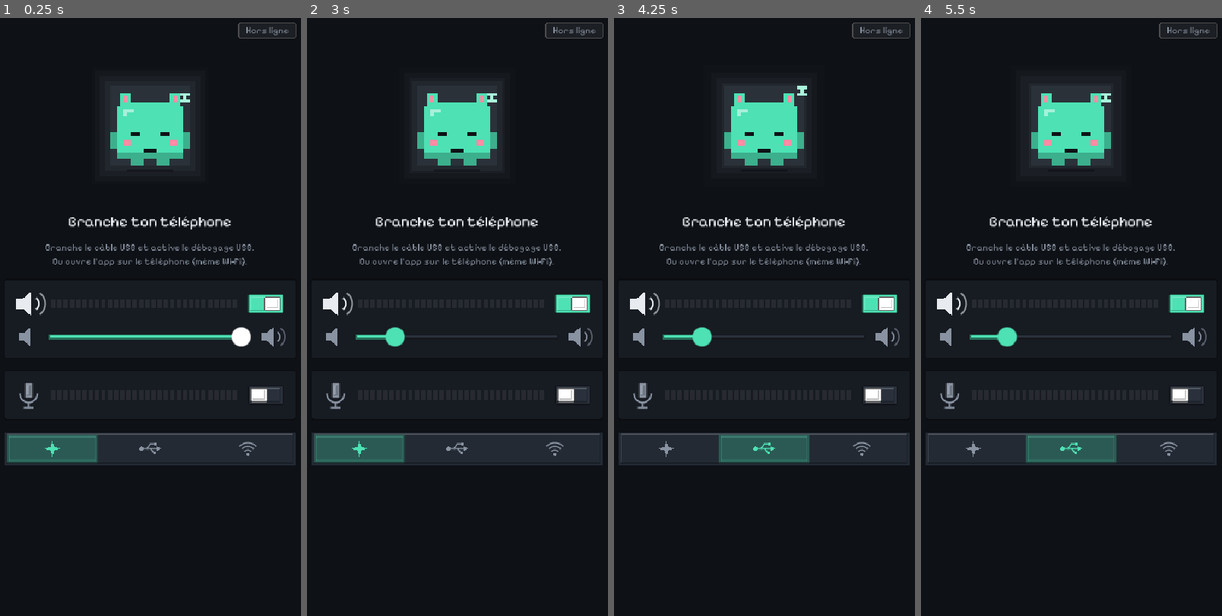
Above: before the commit, frames 1-4 (left to right).
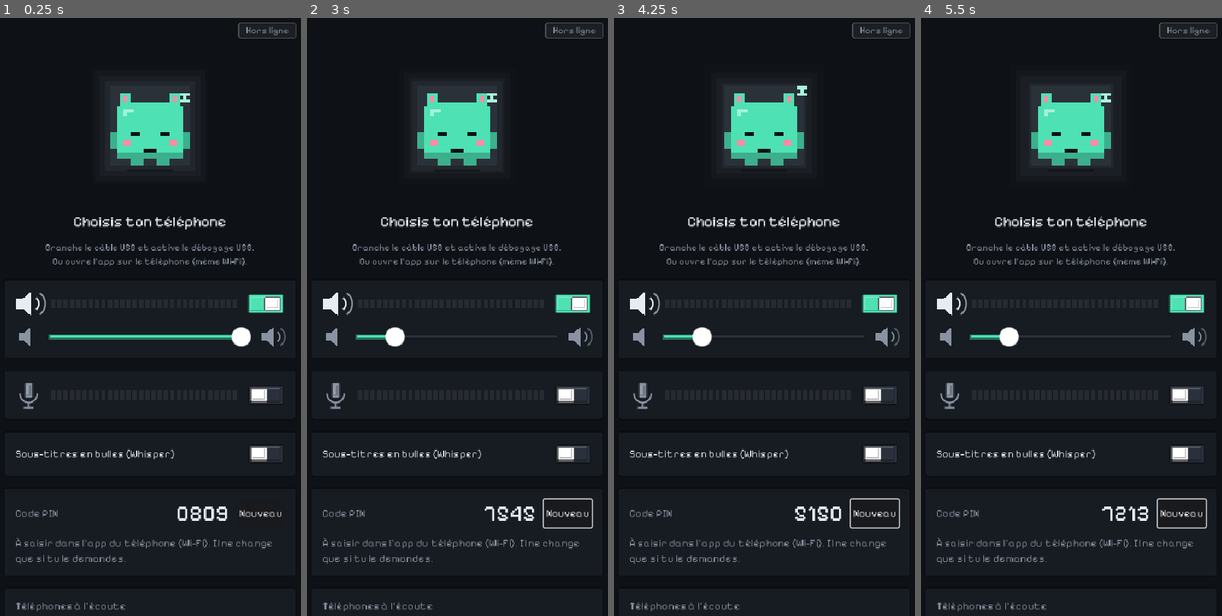
Above: after the commit, the same moments.

Repository: goodview-software/pocket-speaker
Game: Godot game, scene res://boot.tscn
Two runs of this game, one before a commit and one after it. Both use one fixed random seed, a clock stepped at 60 frames per second and the inputs below.
Inputs (mouse positions are in pixels of both pictures, inside the frame that each line leads up to):
- Up to frame 1 (0.25 s): no input
- Up to frame 2 (3 s): click (568, 514) at 0.5 s, where only the run after the commit has a clickable "Nouveau"; tap Enter (ui_accept) at 1.25, 1.52, 2, 2.27 s; move the mouse to (457, 311) at 1.27 s; hold Right 1.28-2.03 s; tap Tab at 1.35, 2.85 s; click (457, 311) at 1.42 s; move the mouse to (394, 340) at 2.02 s; hold Left 2.03-2.78 s; tap Space at 2.1 s; click (394, 340) at 2.17 s; move the mouse to (487, 179) at 2.77 s; hold Right from 2.78 s (still down); click (487, 179) at 2.92 s
- Up to frame 3 (4.25 s): keep holding Right; move the mouse to (749, 430) at 3.52 s; tap Space at 3.6 s; click (749, 430) at 3.67 s; tap Enter (ui_accept) at 3.77 s
- Up to frame 4 (5.5 s): move the mouse to (1164, 400) at 4.27 s; release Right at 4.28 s; hold Left from 4.28 s (still down); tap Tab at 4.35 s; click (1164, 400) at 4.42 s; tap Enter (ui_accept) at 4.52, 5, 5.27 s; move the mouse to (975, 221) at 5.02 s; tap Space at 5.1 s; click (975, 221) at 5.17 s

The runs differ from the first frame. In frame 1, 3.8% of the frame differs, in the area x 1-99%, y 33-100%; in frame 2, 4.1%; in frame 3, 4.1%; in frame 4, 4.1%.

Commit message:
Sous-titres en direct : Whisper sur le son du PC, phrases affichées en bulles sur le téléphone
Co-Authored-By: Claude Sonnet 5.5 <noreply@anthropic.com>

Diff:
--- a/main.gd
+++ b/main.gd
@@ -18,7 +18,10 @@
 const T_MIC := 2  # téléphone -> PC : PCM s16 mono
 const T_HELLO := 3  # téléphone -> PC : u32 fréquence micro + nom du téléphone
 const T_NAME := 4  # PC -> téléphone : [variante de mascotte u8] + nom du PC
-const T_CTRL := 5  # [son u8, micro u8, volume 0-100 u8] (dans les deux sens)
+const T_CTRL := 5  # [son u8, micro u8, volume 0-100 u8, sous-titres u8] (dans les deux sens)
+const T_PIN := 9  # PC -> téléphone : code PIN affiché sur le PC
+const T_DENY := 10  # téléphone -> PC : code refusé
+const T_TEXT := 11  # PC -> téléphone : phrase comprise par Whisper (UTF-8)
 const T_PING := 7
 const T_PONG := 8
 const SINK := "pocket_out"
@@ -244,11 +247,31 @@
 var want_sound := true
 var want_mic := false
 var vol := 1.0
+var want_subs := false  # sous-titres Whisper en bulles sur le téléphone
+var tog_subs: Toggle
+var subs_pid := -1
+var subs_io: FileAccess
+var th_subs: Thread
+var subs_ready := false
+var subs_out: Array = []
+var bubbles: VBoxContainer
 var lvl_out := 0.0
 var lvl_mic := 0.0
 var rtt_ms := -1
 var link_mode := 0  # 0 auto · 1 Wi-Fi · 2 USB
 var peer_name := ""
+var pin := ""  # PC : code affiché, ne change que sur demande
+var phone_pin := ""  # téléphone : code saisi (vide = accepte tout PC)
+var authed := false
+var phones := {}  # PC : téléphones qui écoutent {clé: {name, ip, t}}
+var chosen := ""  # PC : clé du téléphone choisi ("usb" ou ip)
+var last_name := ""
+var user_disc := false
+var deny_t := -100000
+var phones_box: VBoxContainer
+var phones_sig := ""
+var pin_lbl: Label
+var disc_btn: Button
 var mic_rate := 48000
 var linked_t := 0.0
 var mascot := 0  # variante de Goody choisie dans le Goodview Launcher (profil partagé)
@@ -377,12 +400,29 @@
 	if cf.load("user://pref.cfg") == OK:
 		link_mode = int(cf.get_value("net", "mode", 0))
 		vol = float(cf.get_value("audio", "vol", 1.0))
+		pin = str(cf.get_value("net", "pin", ""))
+		phone_pin = str(cf.get_value("net", "phone_pin", ""))
+		last_name = str(cf.get_value("net", "last", ""))
+		want_subs = bool(cf.get_value("audio", "subs", false))
+	if pin == "":
+		_new_pin()
+
+
+func _new_pin() -> void:
+	pin = "%04d" % (randi() % 10000)
+	if pin_lbl != null:
+		pin_lbl.text = pin
+	_save_pref()
 
 
 func _save_pref() -> void:
 	var cf := ConfigFile.new()
 	cf.set_value("net", "mode", link_mode)
 	cf.set_value("audio", "vol", vol)
+	cf.set_value("net", "pin", pin)
+	cf.set_value("net", "phone_pin", phone_pin)
+	cf.set_value("net", "last", last_name)
+	cf.set_value("audio", "subs", want_subs)
 	cf.save("user://pref.cfg")
 
 
@@ -586,7 +626,87 @@
 	tog_mic.size_flags_vertical = Control.SIZE_SHRINK_CENTER
 	r2.add_child(tog_mic)
 
+	var c3 := _card(content)
+	var r3 := HBoxContainer.new()
+	r3.add_theme_constant_override("separation", 14)
+	c3.add_child(r3)
+	var l3 := _label("Sous-titres en bulles (Whisper)", 16, C_TEXT, r3)
+	l3.size_flags_horizontal = Control.SIZE_EXPAND_FILL
+	l3.size_flags_vertical = Control.SIZE_SHRINK_CENTER
+	tog_subs = Toggle.new()
+	tog_subs.set_on(want_subs)
+	tog_subs.toggled.connect(_on_subs)
+	tog_subs.size_flags_vertical = Control.SIZE_SHRINK_CENTER
+	r3.add_child(tog_subs)
+
+	if is_phone:
+		bubbles = VBoxContainer.new()
+		bubbles.mouse_filter = Control.MOUSE_FILTER_IGNORE
+		bubbles.alignment = BoxContainer.ALIGNMENT_END
+		bubbles.add_theme_constant_override("separation", 8)
+		bubbles.set_anchors_preset(Control.PRESET_FULL_RECT)
+		bubbles.offset_left = 14
+		bubbles.offset_right = -14
+		bubbles.offset_bottom = -40
+		add_child(bubbles)
+
+	if is_phone:
+		var cp := _card(content)
+		var lp := Label.new()
+		lp.text = "Code du PC (affiché sur le PC)"
+		lp.add_theme_color_override("font_color", C_DIM)
+		cp.add_child(lp)
+		var le := LineEdit.new()
+		le.placeholder_text = "vide = tout PC accepté"
+		le.max_length = 8
+		le.virtual_keyboard_type = LineEdit.KEYBOARD_TYPE_NUMBER
+		le.text = phone_pin
+		le.add_theme_font_size_override("font_size", 26)
+		le.text_changed.connect(func(t: String):
+			phone_pin = t.strip_edges()
+			_save_pref())
+		cp.add_child(le)
 	if not is_phone:
+		var cpin := _card(content)
+		var hp := HBoxContainer.new()
+		hp.add_theme_constant_override("separation", 12)
+		cpin.add_child(hp)
+		var lk := Label.new()
+		lk.text = "Code PIN"
+		lk.add_theme_color_override("font_color", C_DIM)
+		lk.size_flags_horizontal = Control.SIZE_EXPAND_FILL
+		hp.add_child(lk)
+		pin_lbl = Label.new()
+		pin_lbl.text = pin
+		pin_lbl.add_theme_font_size_override("font_size", 34)
+		hp.add_child(pin_lbl)
+		var nb := Button.new()
+		nb.text = "Nouveau"
+		nb.pressed.connect(_new_pin)
+		hp.add_child(nb)
+		var hint := Label.new()
+		hint.text = "À saisir dans l'app du téléphone (Wi-Fi). Il ne change que si tu le demandes."
+		hint.autowrap_mode = TextServer.AUTOWRAP_WORD_SMART
+		hint.add_theme_color_override("font_color", C_DIM)
+		cpin.add_child(hint)
+		var cph := _card(content)
+		var lt := Label.new()
+		lt.text = "Téléphones à l'écoute"
+		lt.add_theme_color_override("font_color", C_DIM)
+		cph.add_child(lt)
+		phones_box = VBoxContainer.new()
+		phones_box.add_theme_constant_override("separation", 8)
+		cph.add_child(phones_box)
+		disc_btn = Button.new()
+		disc_btn.text = "Déconnecter"
+		disc_btn.visible = false
+		disc_btn.pressed.connect(func():
+			chosen = ""
+			last_name = ""
+			user_disc = true
+			_save_pref()
+			_pc_unlink())
+		cph.add_child(disc_btn)
 		var seg := Seg.new()
 		seg.setup(["auto", "usb", "wifi"], [0, 2, 1], link_mode)
 		seg.picked.connect(func(id: int):
@@ -650,6 +770,14 @@
 	_send_ctrl()
 
 
+func _on_subs(on: bool) -> void:
+	want_subs = on
+	_save_pref()
+	if not is_phone:
+		_pc_subs_sync()
+	_send_ctrl()
+
+
 func _on_vol(v: float) -> void:
 	vol = v / 100.0
 	if is_phone and player != null:
@@ -661,6 +789,7 @@
 func _apply_ctrl_ui() -> void:
 	tog_sound.set_on(want_sound)
 	tog_mic.set_on(want_mic)
+	tog_subs.set_on(want_subs)
 	vol_slider.set_value_no_signal(vol * 100.0)
 	if is_phone:
 		player.volume_db = linear_to_db(vol) if vol > 0.0 else -80.0
@@ -677,7 +806,7 @@
 
 func _send_ctrl() -> void:
 	if linked:
-		_send(T_CTRL, PackedByteArray([1 if want_sound else 0, 1 if want_mic else 0, int(vol * 100.0)]))
+		_send(T_CTRL, PackedByteArray([1 if want_sound else 0, 1 if want_mic else 0, int(vol * 100.0), 1 if want_subs else 0]))
 
 
 ## Lit les trames reçues ; retourne false si la connexion est perdue.
@@ -712,6 +841,10 @@
 				want_sound = pl[0] == 1
 				want_mic = pl[1] == 1
 				vol = pl[2] / 100.0
+				if pl.size() >= 4:
+					want_subs = pl[3] == 1
+					if not is_phone:
+						_pc_subs_sync()
 				_apply_ctrl_ui()
 				if not is_phone:
 					_pc_route()
@@ -720,6 +853,9 @@
 		T_PONG:
 			if pl.size() >= 4:
 				rtt_ms = int(Time.get_ticks_msec() - pl.decode_u32(0)) & 0xFFFF
+		T_TEXT:
+			if is_phone and want_subs:
+				_bubble(pl.get_string_from_utf8())
 		T_AUDIO:
 			if is_phone:
 				_play(pl)
@@ -727,6 +863,21 @@
 			if pl.size() >= 1:
 				mascot = clampi(pl[0], 0, 7)
 				peer_name = pl.slice(1).get_string_from_utf8()
+		T_PIN:
+			if is_phone:
+				if pl.get_string_from_utf8() == phone_pin or phone_pin == "":
+					authed = true
+				else:
+					_send(T_DENY, PackedByteArray())
+					peer.poll()
+					peer.disconnect_from_host()
+					peer = null
+					linked = false
+		T_DENY:
+			if not is_phone:
+				deny_t = Time.get_ticks_msec()
+				chosen = ""
+				_pc_unlink()
 		T_HELLO:
 			if not is_phone and pl.size() >= 4:
 				mic_rate = pl.decode_u32(0)
@@ -786,11 +937,15 @@
 		peer = np
 		rxbuf.clear()
 		linked = false
+		authed = phone_pin == "" or np.get_connected_host() == "127.0.0.1"
 	if peer != null:
 		peer.poll()
 		var st := peer.get_status()
 		if st == StreamPeerTCP.STATUS_CONNECTED:
-			if not linked:
+			_read()
+			if peer == null:
+				return
+			if not linked and authed:
 				linked = true
 				var h := PackedByteArray()
 				h.resize(4)
@@ -798,8 +953,8 @@
 				_send(T_HELLO, h + _phone_name().to_utf8_buffer())
 				_send_ctrl()
 				_set_status(ST_LINKED, "Connecté", "Le son de ton PC sort sur ce téléphone.")
-			_read()
-			_phone_pump_mic()
+			if linked:
+				_phone_pump_mic()
 		elif st != StreamPeerTCP.STATUS_CONNECTING:
 			peer = null
 			linked = false
@@ -809,7 +964,7 @@
 		beacon_t -= delta
 		if beacon_t <= 0.0:
 			beacon_t = 1.0
-			beacon.put_packet("POCKET".to_utf8_buffer())
+			beacon.put_packet(("POCKET|" + _phone_name()).to_utf8_buffer())
 
 
 func _play(pl: PackedByteArray) -> void:
@@ -950,7 +1105,68 @@
 	_adb(["shell", "monkey", "-p", PKG, "-c", "android.intent.category.LAUNCHER", "1"])
 
 
+func _pc_scan() -> void:
+	var now := Time.get_ticks_msec()
+	while lan.get_available_packet_count() > 0:
+		var txt := lan.get_packet().get_string_from_utf8()
+		var ip := lan.get_packet_ip()
+		if txt.begins_with("POCKET"):
+			var nm := txt.substr(7) if txt.length() > 7 else "Téléphone"
+			phones[ip] = {"name": nm, "ip": ip, "t": now}
+	for k in phones.keys():
+		if now - int(phones[k]["t"]) > 4000:
+			phones.erase(k)
+	mtx.lock()
+	var ast := adb_state
+	mtx.unlock()
+	var list: Array = []
+	if link_mode != 2 and ast == "ready":
+		list.append({"key": "usb", "name": "Téléphone branché (USB)"})
+	if link_mode != 1:
+		for k in phones:
+			list.append({"key": k, "name": phones[k]["name"] + " · Wi-Fi"})
+	var sig := chosen + "|" + str(linked)
+	for d in list:
+		sig += "|" + d["key"] + d["name"]
+	if test_mode and chosen == "" and not list.is_empty():
+		chosen = list[0]["key"]
+	if chosen == "" and not user_disc and last_name != "":
+		for d in list:
+			if d["name"].begins_with(last_name):
+				chosen = d["key"]
+				break
+	if sig != phones_sig and phones_box != null:
+		phones_sig = sig
+		for c in phones_box.get_children():
+			c.queue_free()
+		if list.is_empty():
+			var e := Label.new()
+			e.text = "Aucun pour l'instant. Ouvre Pocket Speaker sur le téléphone (même Wi-Fi) ou branche-le."
+			e.autowrap_mode = TextServer.AUTOWRAP_WORD_SMART
+			e.add_theme_color_override("font_color", C_DIM)
+			phones_box.add_child(e)
+		for d in list:
+			var b := Button.new()
+			b.text = ("● " if d["key"] == chosen else "") + d["name"]
+			b.custom_minimum_size = Vector2(0, 46)
+			var key: String = d["key"]
+			var nm2: String = d["name"]
+			b.pressed.connect(func():
+				if key == chosen:
+					return
+				if linked or peer != null:
+					_pc_unlink()
+				chosen = key
+				user_disc = false
+				last_name = nm2.split(" · ")[0]
+				_save_pref())
+			phones_box.add_child(b)
+	if disc_btn != null:
+		disc_btn.visible = chosen != ""
+
+
 func _pc_process(delta: float) -> void:
+	_pc_scan()
 	if peer != null:
 		if not _read():
 			_pc_unlink()
@@ -958,10 +1174,12 @@
 		if peer.get_status() == StreamPeerTCP.STATUS_CONNECTED:
 			if not name_sent:
 				name_sent = true
+				_send(T_PIN, pin.to_utf8_buffer())
 				_send(T_NAME, PackedByteArray([mascot]) + _pc_name().to_utf8_buffer())
 			if linked:
 				linked_t += delta
 				_pc_pump_capture()
+				_pc_pump_subs()
 				ping_t -= delta
 				if ping_t <= 0.0:
 					ping_t = 2.0
@@ -983,24 +1201,21 @@
 	var st := adb_state
 	var msg := adb_msg
 	mtx.unlock()
-	while lan.get_available_packet_count() > 0:
-		if lan.get_packet().get_string_from_utf8() == "POCKET":
-			lan_ip = lan.get_packet_ip()
-			lan_t = Time.get_ticks_msec()
-	if lan_ip != "" and Time.get_ticks_msec() - lan_t > 4000:
-		lan_ip = ""
 	var host := ""
-	if link_mode != 1 and st == "ready":
+	if chosen == "usb" and link_mode != 1 and st == "ready":
 		host = "127.0.0.1"
 		_set_status(ST_WAIT, "Téléphone détecté", "Démarrage de l'app sur le téléphone…")
-	elif link_mode != 2 and lan_ip != "":
-		host = lan_ip
-		_set_status(ST_WAIT, "Téléphone trouvé sur le Wi-Fi", "Connexion à " + lan_ip + "…")
-	elif link_mode == 1:
-		_set_status(ST_IDLE, "Cherche le téléphone…", "Ouvre Pocket Speaker sur le téléphone (même Wi-Fi).")
+	elif chosen != "" and chosen != "usb" and phones.has(chosen) and link_mode != 2:
+		host = chosen
+		_set_status(ST_WAIT, "Connexion à " + str(phones[chosen]["name"]) + "…", "")
+	elif chosen == "":
+		if Time.get_ticks_msec() - deny_t < 6000:
+			_set_status(ST_IDLE, "Code refusé", "Entre le code PIN affiché ici dans l'app du téléphone.")
+		else:
+			_set_status(ST_IDLE, "Choisis ton téléphone", msg + "\nOu ouvre l'app sur le téléphone (même Wi-Fi).")
 		return
 	else:
-		_set_status(ST_IDLE, "Branche ton téléphone", msg + "\nOu ouvre l'app sur le téléphone (même Wi-Fi).")
+		_set_status(ST_IDLE, "Cherche le téléphone…", "Ouvre Pocket Speaker sur le téléphone (même Wi-Fi) ou branche-le.")
 		return
 	try_t -= delta
 	if try_t <= 0.0:
@@ -1039,6 +1254,7 @@
 			"sink_properties=device.description=Micro-Telephone"])
 	modules = PackedStringArray([m2, m1])
 	_pc_route()
+	_pc_subs_sync()
 	var io := OS.execute_with_pipe("parec", ["-d", SINK + ".monitor", "--format=s16le",
 			"--rate=%d" % RATE, "--channels=2", "--latency-msec=20"], false)
 	if io.has("pid"):
@@ -1100,6 +1316,8 @@
 		for i in range(0, b.size() - 1, 32):
 			p = maxi(p, absi(b.decode_s16(i)))
 		lvl_out = maxf(lvl_out, p / 32768.0)
+		if subs_io != null and subs_ready:
+			subs_io.store_buffer(b)
 		if want_sound:
 			_send(T_AUDIO, b)
 
@@ -1114,6 +1332,7 @@
 
 
 func _pc_teardown() -> void:
+	_pc_subs_stop()
 	if prev_src != "":
 		_pa(["set-default-source", prev_src])
 	if prev_sink != "":
@@ -1139,3 +1358,104 @@
 			_pa(["unload-module", m])
 	modules = PackedStringArray()
 	cap_queue.clear()
+
+
+# ------------------------------------------------------------------ Sous-titres (Whisper)
+
+func _subs_script() -> String:
+	for p in [OS.get_executable_path().get_base_dir() + "/whisper_stream.py",
+			ProjectSettings.globalize_path("res://tools/whisper_stream.py")]:
+		if FileAccess.file_exists(p):
+			return p
+	return ""
+
+
+## Démarre ou arrête Whisper selon « sous-titres » et l'état de la liaison.
+func _pc_subs_sync() -> void:
+	if want_subs and linked:
+		if subs_pid <= 0:
+			var sc := _subs_script()
+			if sc == "":
+				return
+			var io := OS.execute_with_pipe("python3", [sc, OS.get_environment("POCKET_WHISPER") if OS.get_environment("POCKET_WHISPER") != "" else "small", "auto"], false)
+			if io.has("pid"):
+				subs_pid = io["pid"]
+				subs_io = io["stdio"]
+				subs_ready = false
+				th_subs = Thread.new()
+				th_subs.start(_subs_loop)
+	else:
+		_pc_subs_stop()
+
+
+func _pc_subs_stop() -> void:
+	if subs_pid > 0:
+		OS.kill(subs_pid)
+		subs_pid = -1
+	if th_subs != null:
+		th_subs.wait_to_finish()
+		th_subs = null
+	subs_io = null
+	subs_ready = false
+	mtx.lock()
+	subs_out.clear()
+	mtx.unlock()
+
+
+func _subs_loop() -> void:
+	while not quit and subs_pid > 0 and subs_io != null:
+		var line := subs_io.get_line()
+		if line == "":
+			if subs_pid <= 0 or not OS.is_process_running(subs_pid):
+				return
+			OS.delay_msec(20)
+			continue
+		if line.begins_with("\u0001ready"):
+			subs_ready = true
+			continue
+		mtx.lock()
+		subs_out.append(line)
+		mtx.unlock()
+
+
+## Envoie au téléphone les phrases que Whisper vient de comprendre.
+func _pc_pump_subs() -> void:
+	if subs_out.is_empty():
+		return
+	mtx.lock()
+	var q := subs_out
+	subs_out = []
+	mtx.unlock()
+	for t: String in q:
+		_send(T_TEXT, t.to_utf8_buffer().slice(0, 1000))
+
+
+func _bubble(text: String) -> void:
+	if bubbles == null or text.strip_edges() == "":
+		return
+	var pc := PanelContainer.new()
+	pc.mouse_filter = Control.MOUSE_FILTER_IGNORE
+	var sb := StyleBoxFlat.new()
+	sb.bg_color = Color(0.09, 0.11, 0.14, 0.92)
+	sb.border_color = Color(C_OK, 0.6)
+	sb.set_border_width_all(2)
+	sb.set_corner_radius_all(16)
+	sb.content_margin_left = 16
+	sb.content_margin_right = 16
+	sb.content_margin_top = 10
+	sb.content_margin_bottom = 10
+	pc.add_theme_stylebox_override("panel", sb)
+	var l := Label.new()
+	l.text = text
+	l.autowrap_mode = TextServer.AUTOWRAP_WORD_SMART
+	l.add_theme_font_size_override("font_size", 20)
+	l.add_theme_color_override("font_color", C_TEXT)
+	pc.add_child(l)
+	bubbles.add_child(pc)
+	while bubbles.get_child_count() > 4:
+		bubbles.get_child(0).queue_free()
+		bubbles.remove_child(bubbles.get_child(0))
+	var tw := pc.create_tween()
+	tw.tween_interval(3.0 + text.length() * 0.06)
+	tw.tween_property(pc, "modulate:a", 0.0, 0.6)
+	tw.tween_callback(pc.queue_free)
Not shown, changed: release.sh
